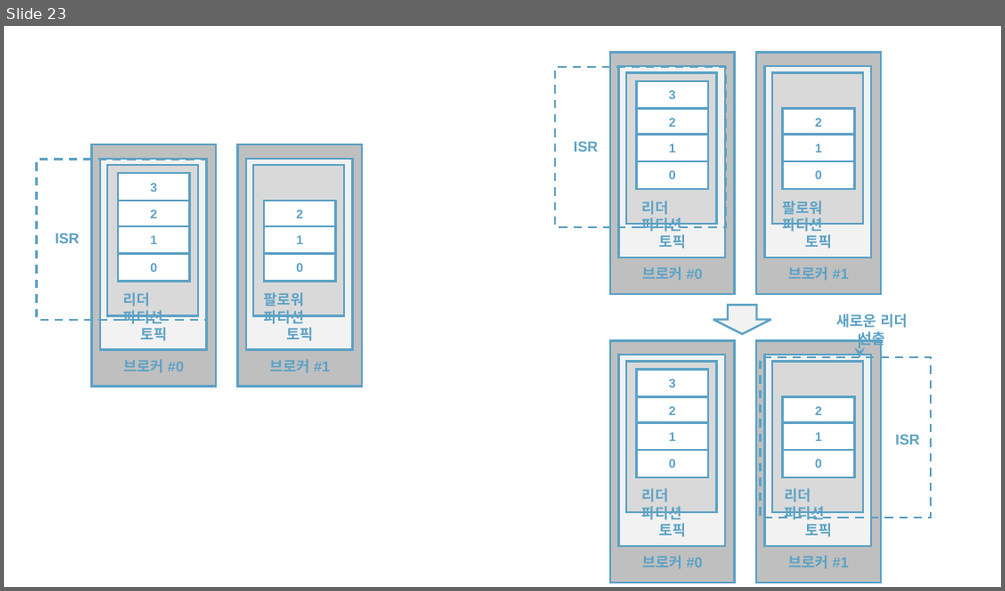
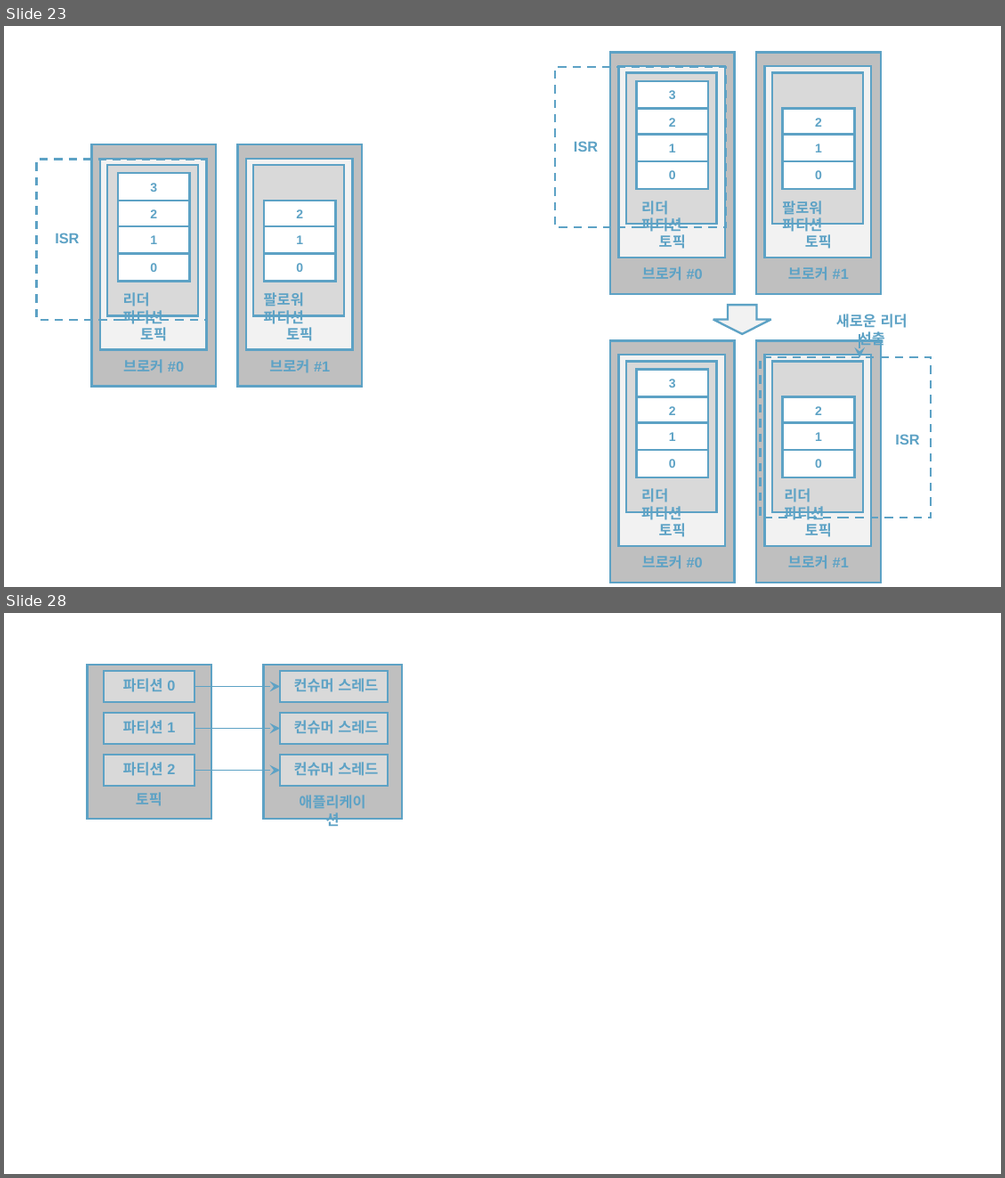
Before and after one commit to rudaks-han/book-summary, a slide deck: 아파치카프카_with자바/ref/프레젠테이션1.pptx. Shown one above the other, each under a label of ours: slide 23 before the commit, slides 23 and 28 after it; the slides between them are not shown. The pictures are 1005x591 and 1005x1178 pixels, drawn with LibreOffice and Linux fonts; fonts in the diff are those of the drawing. Boxes give left, top, right and bottom in pixels: in the first picture for what was removed or moved away, otherwise in the second. Text is boxed around its words. In the diff, an @@ line names an element or a change of style, - is before the commit and + after.

```diff
--- a/아파치카프카_with자바/ref/프레젠테이션1.pptx
+++ b/아파치카프카_with자바/ref/프레젠테이션1.pptx
@@ slide 28 added at <box>4,613,1001,1174</box>, background #FFFFFF @@
@@ rectangle added at <box>87,665,211,819</box>, fill #BFBFBF, outline #5DA2C5 2 pt @@
@@ rectangle added at <box>264,665,402,819</box>, fill #BFBFBF, outline #5DA2C5 2 pt @@
@@ rectangle added at <box>104,672,194,702</box>, fill #D9D9D9, outline #5DA2C5 2 pt @@
@@ text added at <box>123,678,175,692</box>, 14 pt, text #5DA2C5, bold @@
+파티션 0
@@ arrow added from (194, 686) to (280, 686), #5DA2C5 1.5 pt @@
@@ rectangle added at <box>280,672,388,702</box>, fill #D9D9D9, outline #5DA2C5 2 pt @@
@@ text added at <box>294,678,378,692</box>, 14 pt, text #5DA2C5, bold @@
+컨슈머 스레드
@@ rectangle added at <box>104,714,194,744</box>, fill #D9D9D9, outline #5DA2C5 2 pt @@
@@ rectangle added at <box>280,714,388,744</box>, fill #D9D9D9, outline #5DA2C5 2 pt @@
@@ text added at <box>123,720,175,734</box>, 14 pt, text #5DA2C5, bold @@
+파티션 1
@@ arrow added from (194, 728) to (280, 728), #5DA2C5 1.5 pt @@
@@ text added at <box>294,720,378,734</box>, 14 pt, text #5DA2C5, bold @@
+컨슈머 스레드
@@ rectangle added at <box>104,755,194,786</box>, fill #D9D9D9, outline #5DA2C5 2 pt @@
@@ text added at <box>123,762,175,776</box>, 14 pt, text #5DA2C5, bold @@
+파티션 2
@@ arrow added from (194, 770) to (280, 770), #5DA2C5 1.5 pt @@
@@ rectangle added at <box>280,755,388,786</box>, fill #D9D9D9, outline #5DA2C5 2 pt @@
@@ text added at <box>294,762,378,776</box>, 14 pt, text #5DA2C5, bold @@
+컨슈머 스레드
@@ text added at <box>136,792,162,806</box>, 14 pt, text #5DA2C5, bold @@
+토픽
@@ text added at <box>299,795,365,829</box>, 14 pt, text #5DA2C5, bold @@
+애플리케이션
```
Also in this commit, not shown: 1 slide changed, 6 other slides added, 20 other files.
